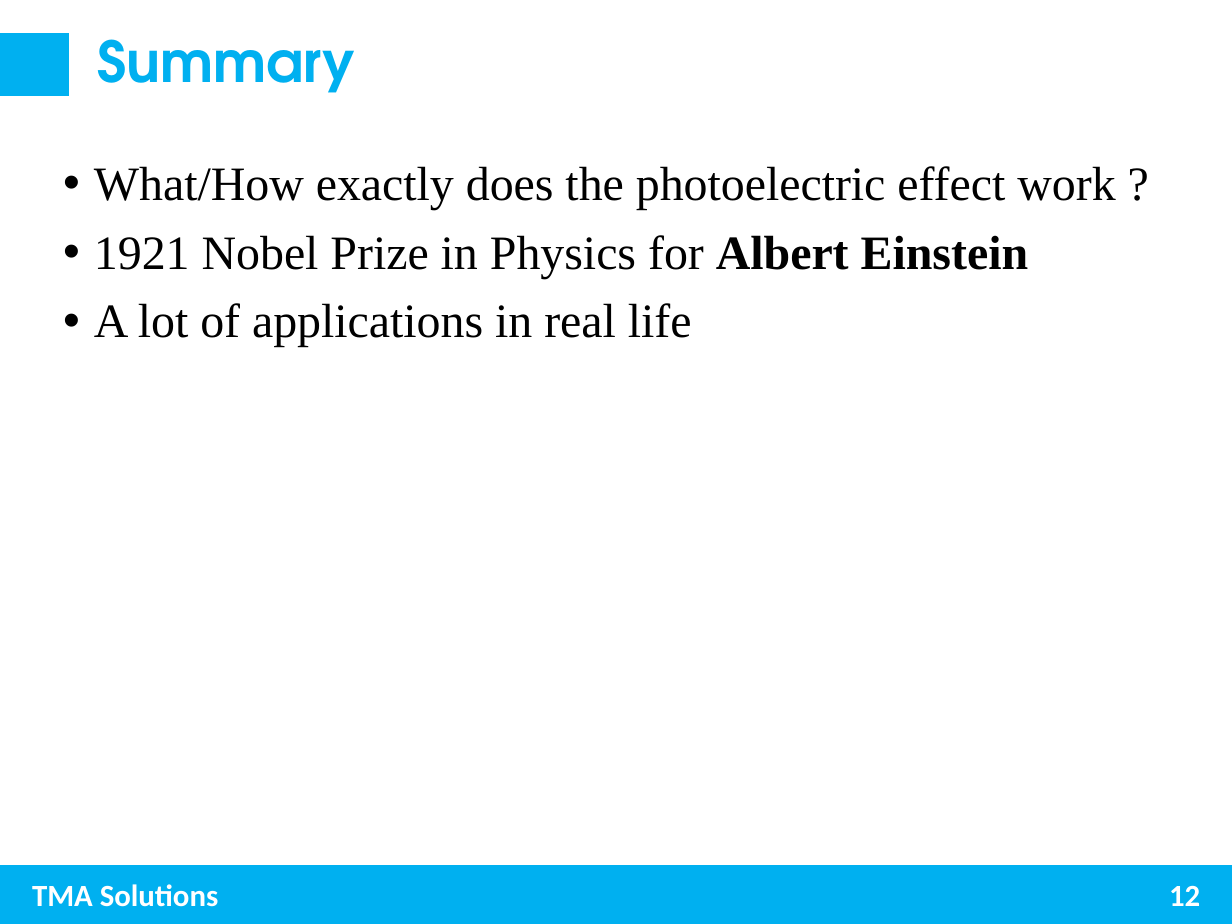
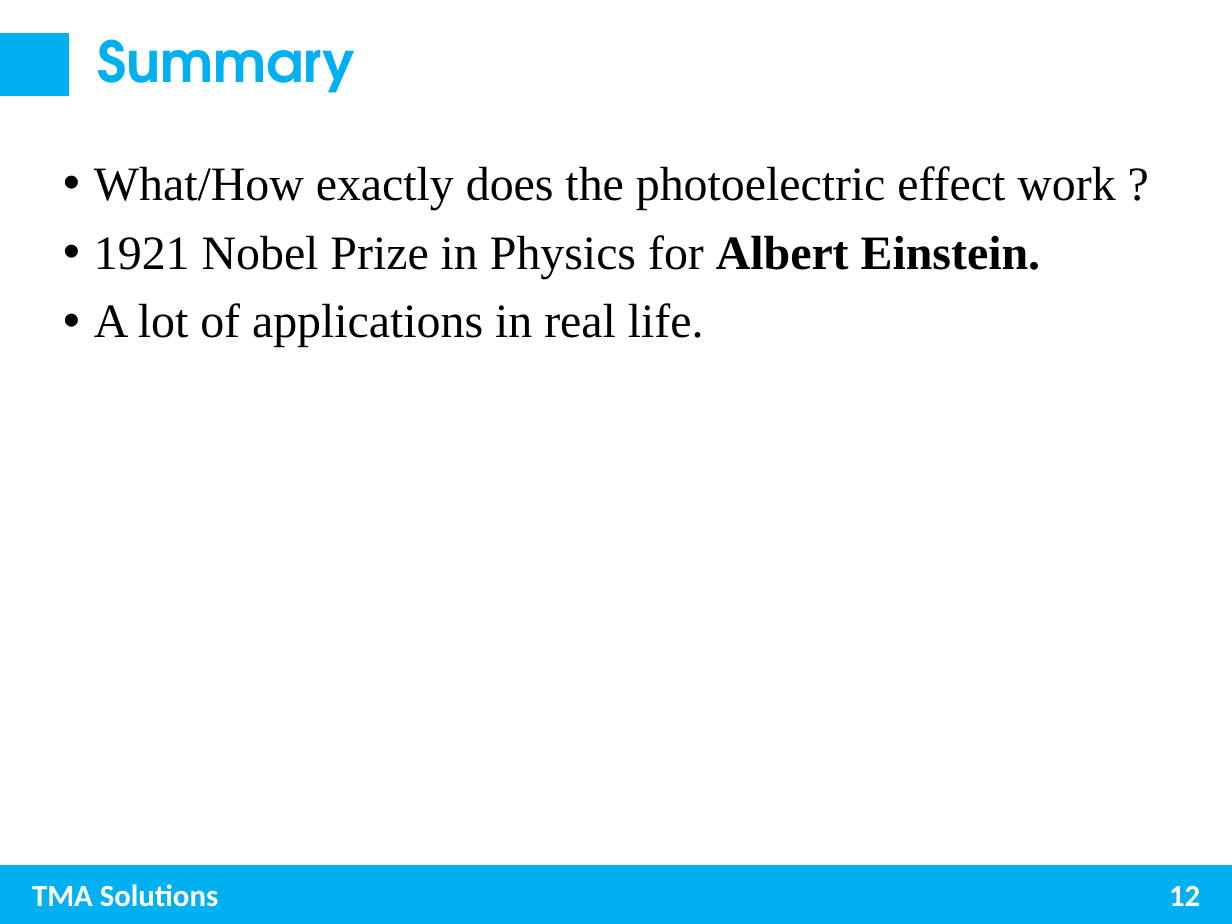
Before and after one commit to trungnghia2009/MachineLearning, a slide deck: slide 12 of Photoelectric effect.pptx. Drawn at 1232x924 pixels with LibreOffice and Linux fonts; fonts in the diff are those of the drawing. Boxes give left, top, right and bottom in pixels: in the first picture for what was removed or moved away, otherwise in the second. Text is boxed around its words. In the diff, an @@ line names an element or a change of style, - is before the commit and + after.

```diff
--- a/Photoelectric effect.pptx
+++ b/Photoelectric effect.pptx
@@ text at [94, 235, 1040, 347]: text changed @@
-• 1921 Nobel Prize in Physics for Albert Einstein
-• A lot of applications in real life
+• 1921 Nobel Prize in Physics for Albert Einstein.
+• A lot of applications in real life.
```
Also in this commit, not shown: 7 other slides changed.
